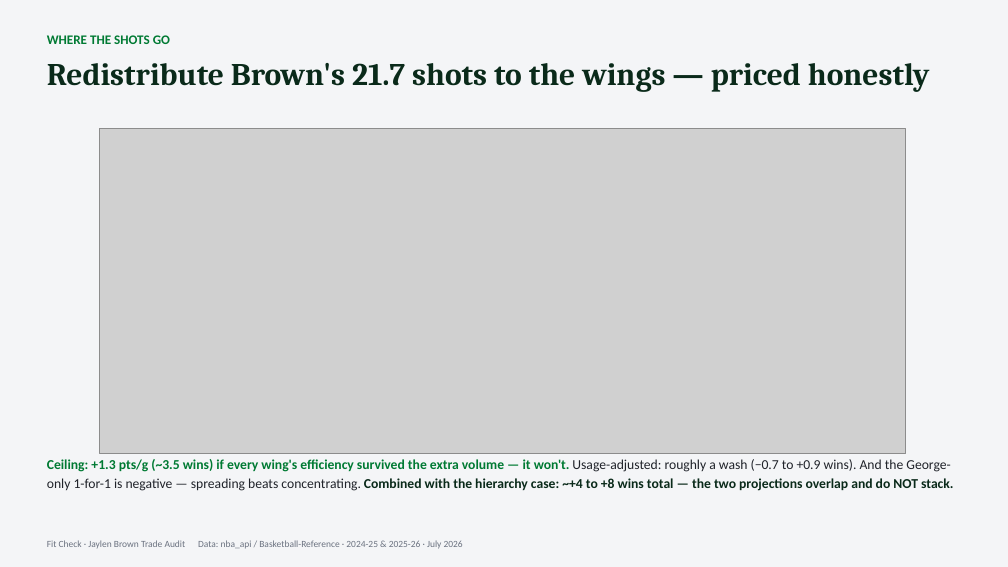
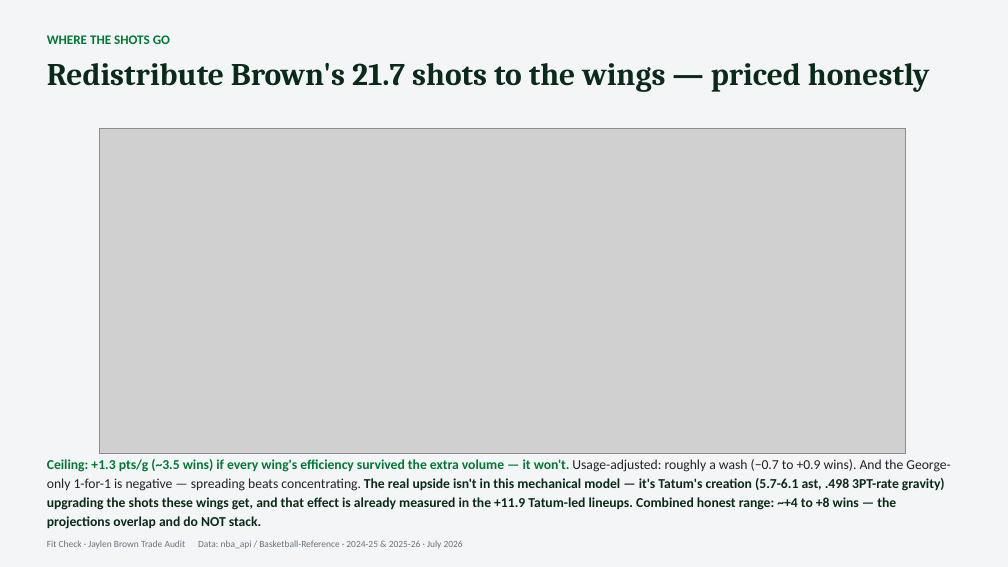
Before and after one commit to justinloo12/jaylen-brown-fit-check, a slide deck: slide 5 of outputs/Breaking_Down_The_Jaylen_Brown_Trade.pptx. Drawn at 1008x567 pixels with LibreOffice and Linux fonts; fonts in the diff are those of the drawing; grey boxes stand for pictures. Boxes give left, top, right and bottom in pixels: in the first picture for what was removed or moved away, otherwise in the second. Text is boxed around its words. In the diff, an @@ line names an element or a change of style, - is before the commit and + after.

```diff
--- a/outputs/Breaking_Down_The_Jaylen_Brown_Trade.pptx
+++ b/outputs/Breaking_Down_The_Jaylen_Brown_Trade.pptx
@@ text at (47, 459, 950, 529): text changed; text colour #20232A to #0A2A1A @@
-Ceiling: +1.3 pts/g (~3.5 wins) if every wing's efficiency survived the extra volume — it won't. Usage-adjusted: roughly a wash (−0.7 to +0.9 wins). And the George-only 1-for-1 is negative — spreading beats concentrating. Combined with the hierarchy case: ~+4 to +8 wins total — the two projections overlap and do NOT stack.
+Ceiling: +1.3 pts/g (~3.5 wins) if every wing's efficiency survived the extra volume — it won't. Usage-adjusted: roughly a wash (−0.7 to +0.9 wins). And the George-only 1-for-1 is negative — spreading beats concentrating. The real upside isn't in this mechanical model — it's Tatum's creation (5.7-6.1 ast, .498 3PT-rate gravity) upgrading the shots these wings get, and that effect is already measured in the +11.9 Tatum-led lineups. Combined honest range: ~+4 to +8 wins — the projections overlap and do NOT stack.
```
Also in this commit, not shown: 1 other file.
